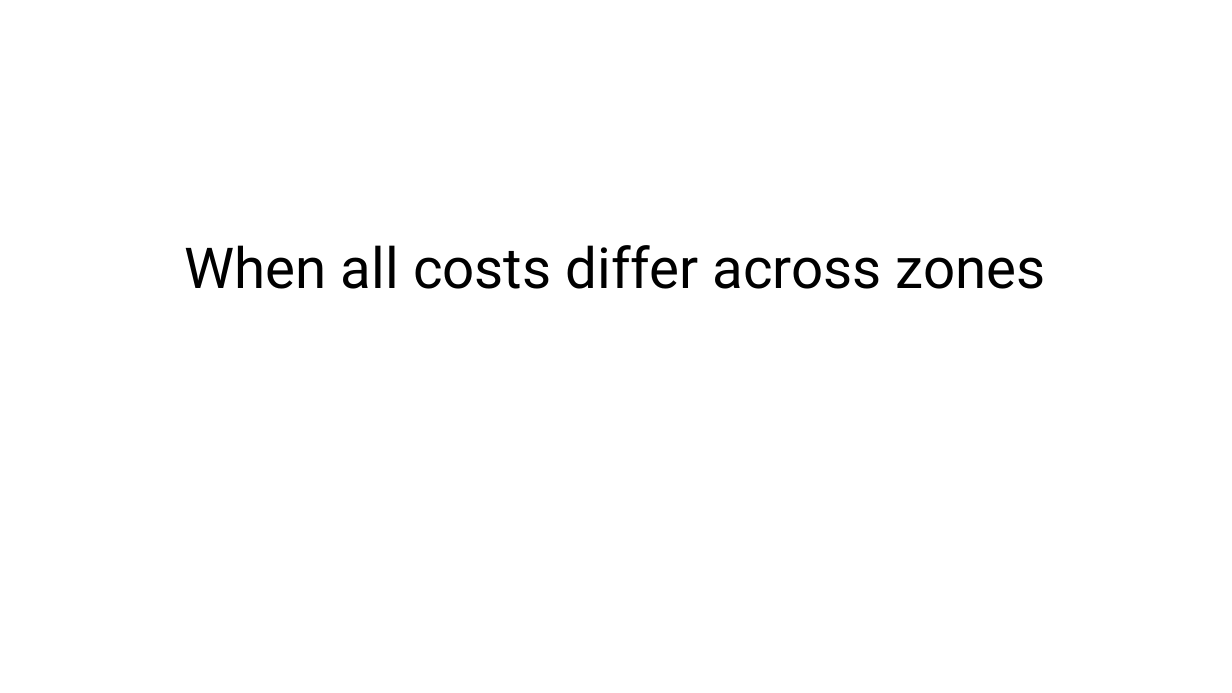
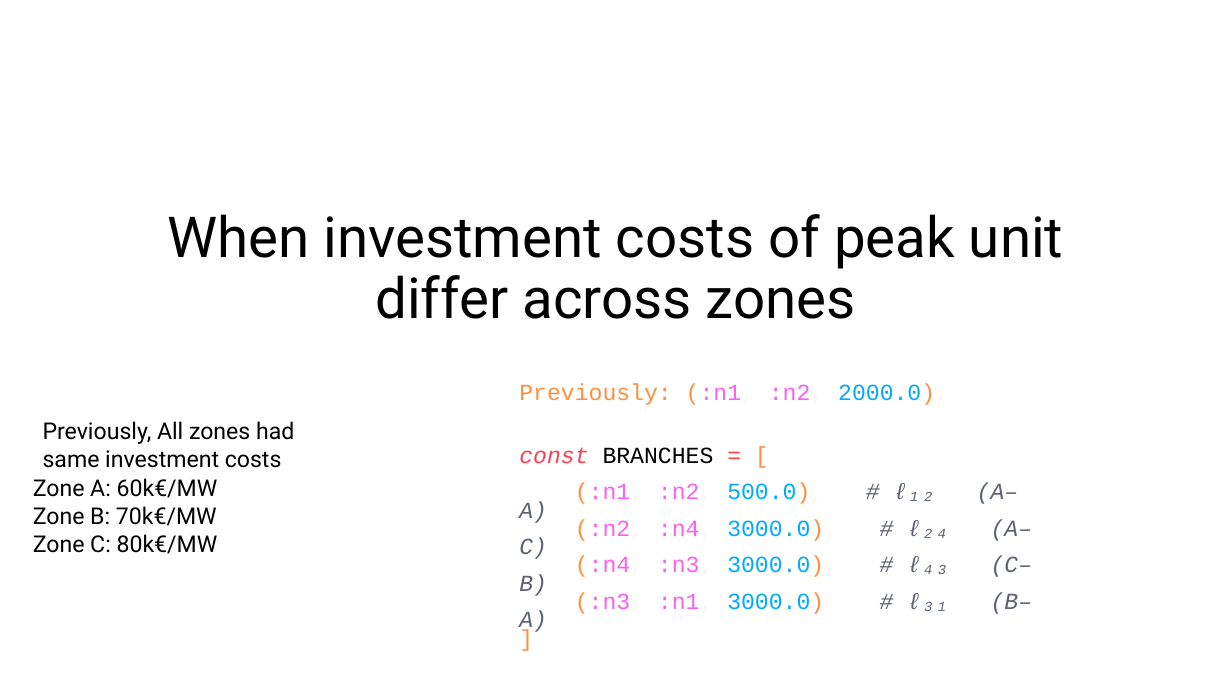
Before and after one commit to kamaladekola/cross_border-CM, a slide deck: slide 1 of analysis_data/Results.pptx (slide 7 before the commit). Drawn at 1232x693 pixels with LibreOffice and Linux fonts; fonts in the diff are those of the drawing. Boxes give left, top, right and bottom in pixels: in the first picture for what was removed or moved away, otherwise in the second. Text is boxed around its words. In the diff, an @@ line names an element or a change of style, - is before the commit and + after.

```diff
--- a/analysis_data/Results.pptx
+++ b/analysis_data/Results.pptx
@@ title at [167, 214, 1063, 319]: text changed @@
-When all costs differ across zones
+When investment costs of peak unit differ across zones
@@ text added at [519, 383, 949, 405], 18 pt, text #FF8F3F @@
+Previously: (:n1, :n2, 2000.0),
@@ text added at [43, 421, 294, 468], 18 pt, text #000000 @@
+Previously, All zones had same investment costs
@@ text added at [519, 447, 1033, 614], 18 pt, text #5C6370 @@
+const BRANCHES = [
+(:n1, :n2, 500.0), # ℓ₁₂ (A–A)
+(:n2, :n4, 3000.0), # ℓ₂₄ (A–C)
+(:n4, :n3, 3000.0), # ℓ₄₃ (C–B)
+(:n3, :n1, 3000.0) # ℓ₃₁ (B–A)
+]
@@ text added at [33, 478, 218, 554], 18 pt, text #000000 @@
+Zone A: 60k€/MW
+Zone B: 70k€/MW
+Zone C: 80k€/MW
```
Also in this commit, not shown: 5 other slides changed, 3 slides added, 1 slide removed, 48 other files.
